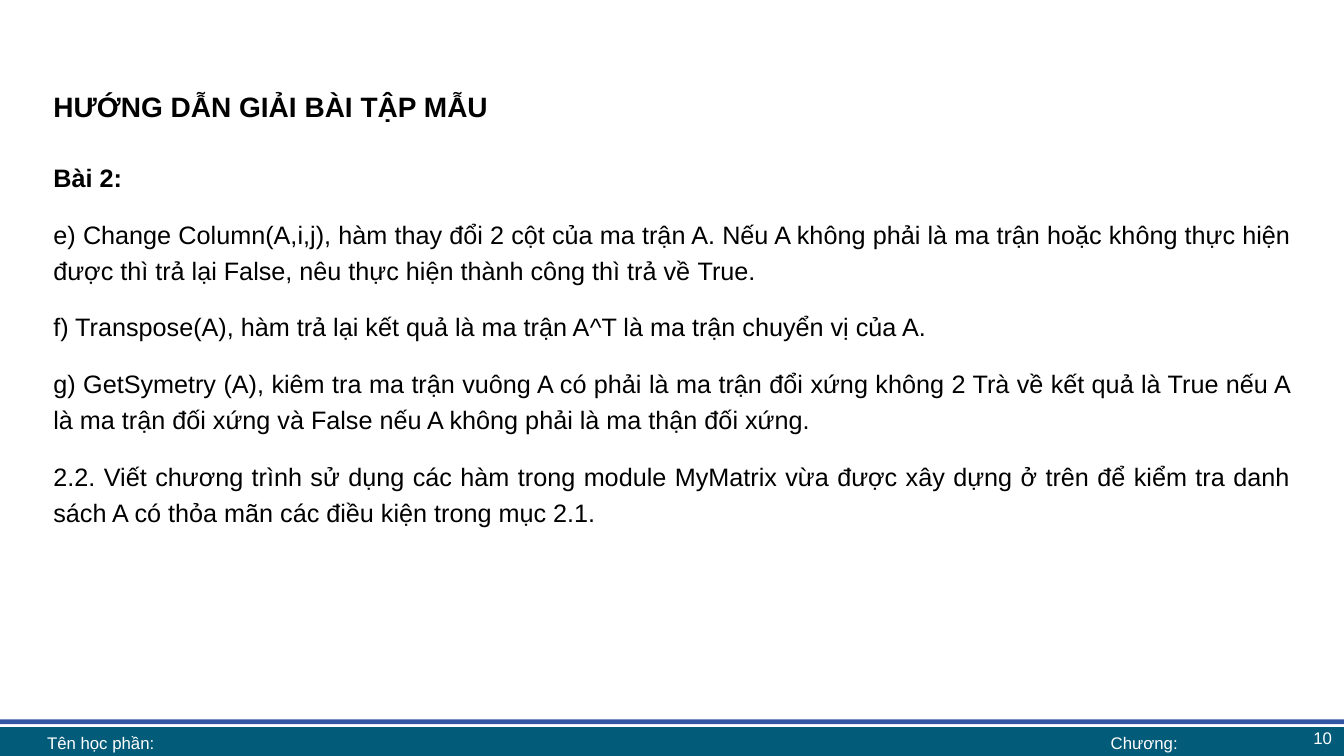
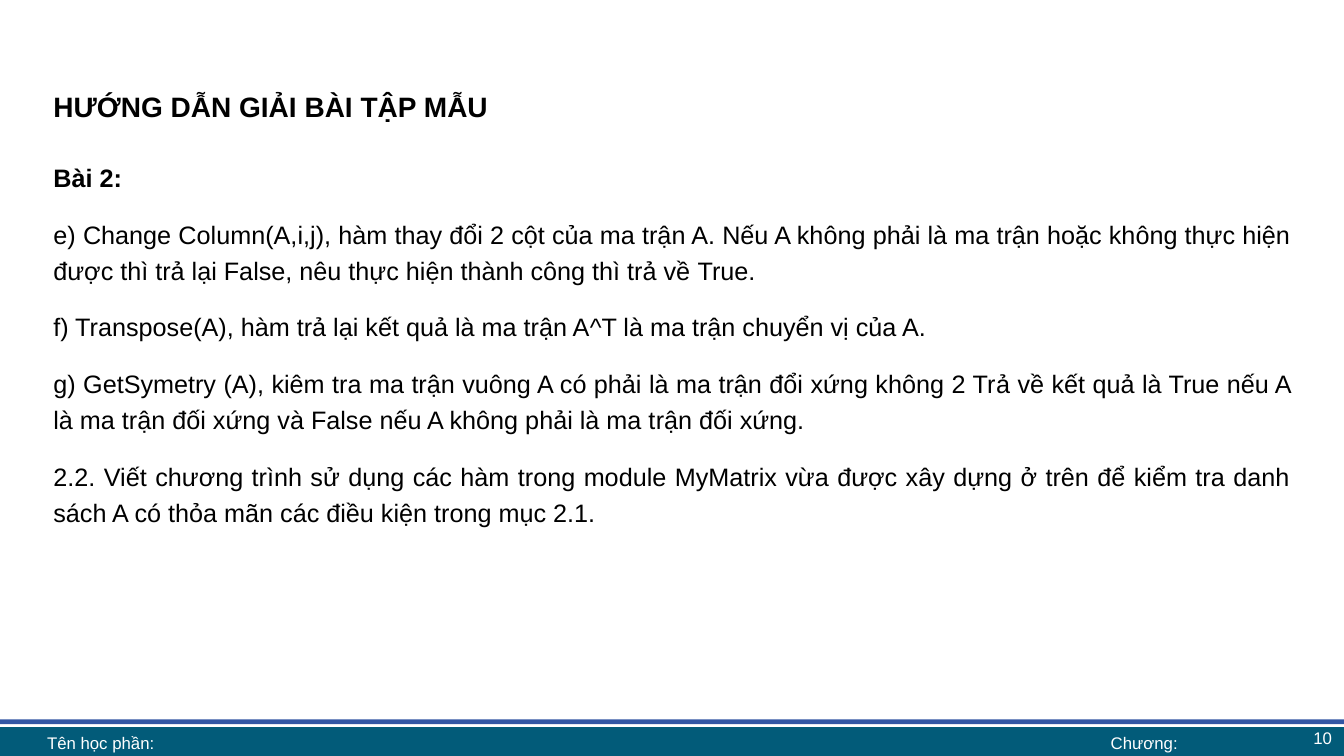
Before and after one commit to lhaaaaa/17A2-Ca-sang, a slide deck: slide 10 of Lab 10/Lab 10 bài giảng.pptx. Drawn at 1344x756 pixels with LibreOffice and Linux fonts; fonts in the diff are those of the drawing; background and template pictures are left out. Boxes give left, top, right and bottom in pixels: in the first picture for what was removed or moved away, otherwise in the second. Text is boxed around its words. In the diff, an @@ line names an element or a change of style, - is before the commit and + after.

```diff
--- a/Lab 10/Lab 10 bài giảng.pptx
+++ b/Lab 10/Lab 10 bài giảng.pptx
@@ text at <box>53,373,1292,435</box>: text changed @@
-g) GetSymetry (A), kiêm tra ma trận vuông A có phải là ma trận đổi xứng không 2 Trà về kết quả là True nếu A là ma trận đối xứng và False nếu A không phải là ma thận đối xứng.
+g) GetSymetry (A), kiêm tra ma trận vuông A có phải là ma trận đổi xứng không 2 Trả về kết quả là True nếu A là ma trận đối xứng và False nếu A không phải là ma trận đối xứng.
```
Also in this commit, not shown: 4 other slides changed.
